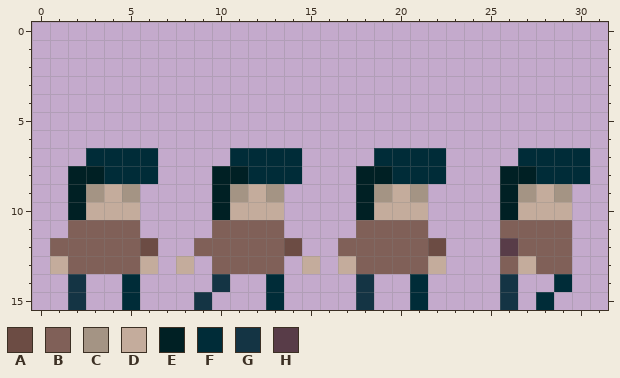
Pixel-art sprite: game/assets/images/player_child-sheet.png. The picture above is the old version.
The file is 32x16 pixels.
Palette (. is transparent): A #6c4c44  B #806058  C #a49484  D #c4ac9c  E #002024  F #002c38  G #143444  H #583c48
Pixels before, first column x 1:
 7 ..FFFF....FFFF....FFFF....FFFF
 8 .EEFFF...EEFFF...EEFFF...EEFFF
 9 .ECDC....ECDC....ECDC....ECDC.
10 .EDDD....EDDD....EDDD....EDDD.
11 .BBBB....BBBB....BBBB....BBBB.
12 BBBBBA..BBBBBA..BBBBBA...HBBB.
13 DBBBBD.D.BBBB.D.DBBBBD...BDBB.
14 .G..F....G..F....G..F....G..F.
15 .G..F...G...F....G..F....G.F..
New version:
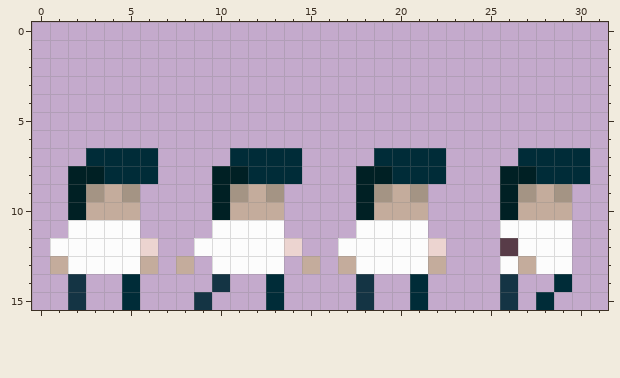
From the commit log: update father mother and child sheet
Difference:
colour A: #6c4c44 -> #ecd4d0
colour B: #806058 -> #fcfcfc
Pixel boxes of the changes (left, top, right, bottom) in both pictures:
changed: (50, 220, 572, 274)
